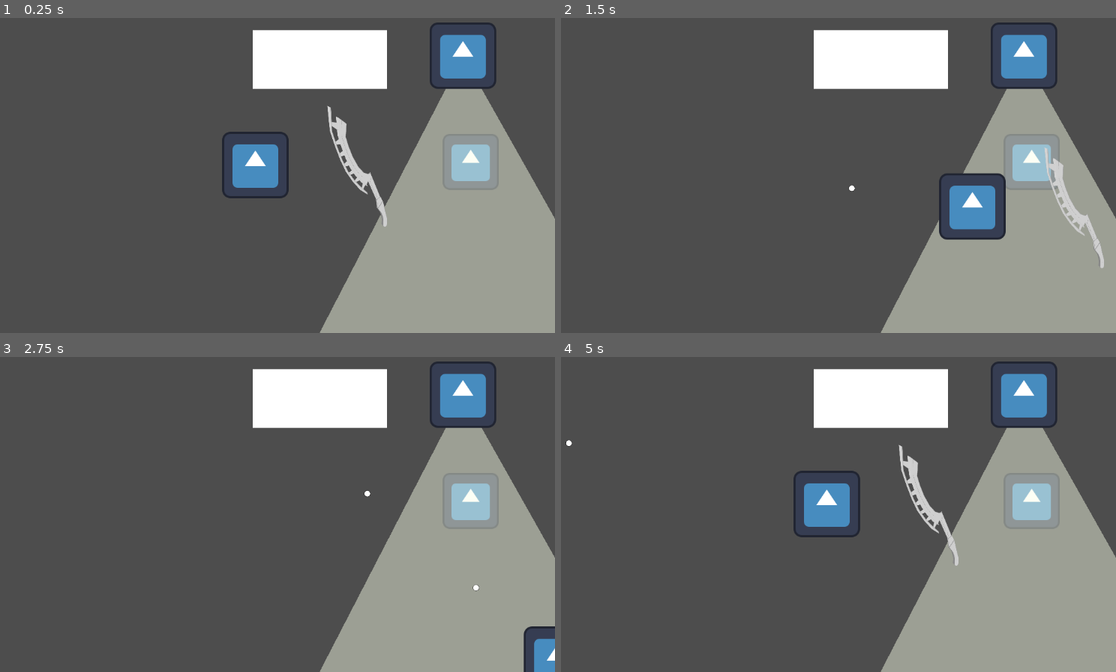
Above: before the commit, frames 1-4 (two rows, left to right).
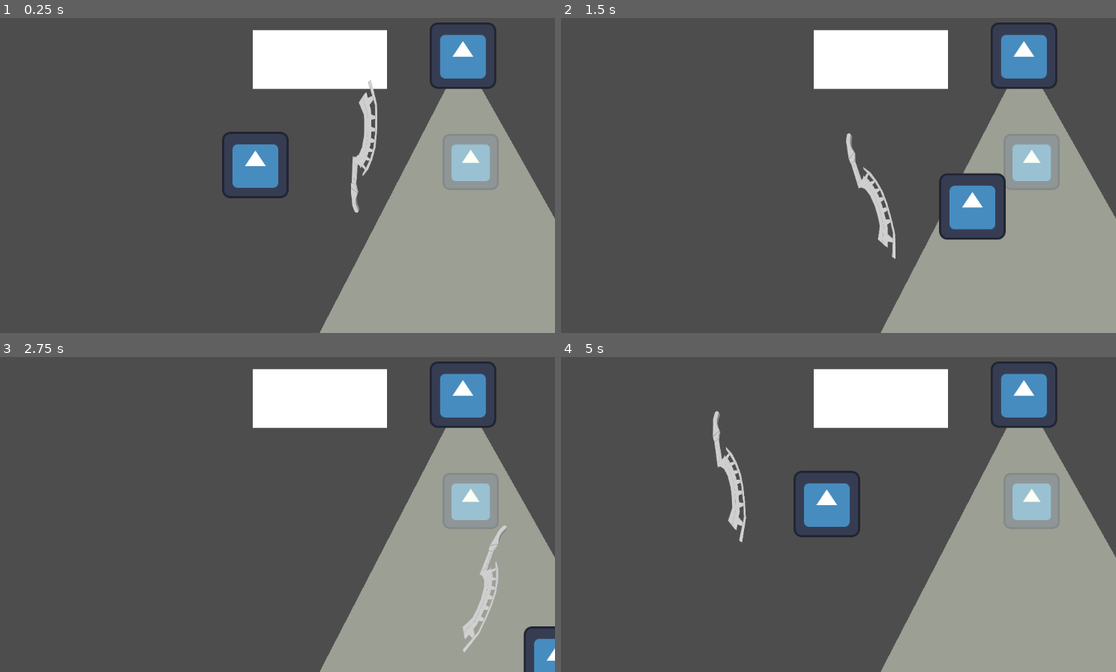
Above: after the commit, the same moments.

Repository: Deepak-Yadav-14/Final-Launch
Game: Godot game, scene res://scenes/Main.tscn
Two runs of this game, one before a commit and one after it. Both use one fixed random seed, a clock stepped at 60 frames per second and the inputs below. The engine's default icon, where the game draws it, is replaced by a stand-in: a white triangle on a blue panel in a dark square.
Inputs (mouse positions are in pixels of both pictures, inside the frame that each line leads up to):
- Up to frame 1 (0.25 s): no input
- Up to frame 2 (1.5 s): tap Enter at 0.5 s; move the mouse to (1032, 162) at 0.52 s; press the mouse at (1032, 162) at 0.53 s; hold D (move_right) 0.53-1.28 s; tap Ctrl (melee_attack) at 0.6 s; move the mouse to (694, 181) at 1.27 s; release the mouse at (694, 181) at 1.28 s; hold S (move_down) from 1.28 s (still down); click (694, 181) at 1.35 s
- Up to frame 3 (2.75 s): tap Ctrl (melee_attack) at 1.55 s; move the mouse to (316, 429) at 2.02 s; release S (move_down) at 2.03 s; press the mouse at (316, 429) at 2.03 s; hold D (move_right) from 2.03 s (still down); tap E (assasinate) at 2.1 s
- Up to frame 4 (5 s): move the mouse to (788, 571) at 2.77 s; release D (move_right) at 2.78 s; release the mouse at (788, 571) at 2.78 s; hold W (move_up) 2.78-3.53 s; tap Q (hide) at 2.85 s; tap Ctrl (melee_attack) at 3.05, 3.6, 4.55 s; move the mouse to (993, 555) at 3.52 s; press the mouse at (993, 555) at 3.53 s; hold A (move_left) from 3.53 s (still down); move the mouse to (638, 454) at 4.27 s; release the mouse at (638, 454) at 4.28 s; click (638, 454) at 4.35 s

The runs differ from the first frame. In frame 1, 1.3% of the frame differs, in the area x 58-70%, y 19-67%; in frame 2, 1.4%; in frame 3, 0.7%; in frame 4, 1.5%, in the area x 0-72%, y 17-67%.

Commit message:
Some updations in melee

Diff:
--- a/scenes/Melee.tscn
+++ b/scenes/Melee.tscn
@@ -1,23 +1,16 @@
 [gd_scene load_steps=3 format=3 uid="uid://dj7tnqmmp6kxg"]
 
+[ext_resource type="Script" uid="uid://dicowc8vcibao" path="res://scripts/melee_attack.gd" id="1_iew0g"]
 [ext_resource type="Texture2D" uid="uid://lxdrakooejus" path="res://assets/Melee/model (1).png" id="2_wlxw1"]
 
-[sub_resource type="RectangleShape2D" id="RectangleShape2D_y3rc2"]
-size = Vector2(126, 268)
-
 [node name="Melee" type="Node2D"]
+script = ExtResource("1_iew0g")
 
 [node name="Weapon Pivot" type="Marker2D" parent="."]
 
-[node name="Melee_Area" type="Area2D" parent="Weapon Pivot"]
-
-[node name="CollisionShape2D" type="CollisionShape2D" parent="Weapon Pivot/Melee_Area"]
-position = Vector2(192, 7)
-shape = SubResource("RectangleShape2D_y3rc2")
-
-[node name="Gun Right" type="Sprite2D" parent="Weapon Pivot/Melee_Area/CollisionShape2D"]
+[node name="Gun Right" type="Sprite2D" parent="Weapon Pivot"]
 visible = false
-position = Vector2(32, -44)
+position = Vector2(224, -37)
 rotation = 3.14159
 scale = Vector2(0.281477, -0.281477)
 texture = ExtResource("2_wlxw1")
@@ -25,8 +18,9 @@
 region_enabled = true
 region_rect = Rect2(392.169, 2.01801, 201.34, 953.642)
 
-[node name="Gun Left" type="Sprite2D" parent="Weapon Pivot/Melee_Area/CollisionShape2D"]
-position = Vector2(13, -10)
+[node name="Gun Left" type="Sprite2D" parent="Weapon Pivot"]
+visible = false
+position = Vector2(205, -3)
 rotation = -0.341704
 scale = Vector2(0.281, 0.281)
 texture = ExtResource("2_wlxw1")
@@ -34,9 +28,9 @@
 region_enabled = true
 region_rect = Rect2(357.932, -0.13427, 302.43, 952.941)
 
-[node name="Gun Up" type="Sprite2D" parent="Weapon Pivot/Melee_Area/CollisionShape2D"]
+[node name="Gun Up" type="Sprite2D" parent="Weapon Pivot"]
 visible = false
-position = Vector2(8, -7)
+position = Vector2(200, 0)
 rotation = 1.5708
 scale = Vector2(0.281, 0.281)
 texture = ExtResource("2_wlxw1")
@@ -44,9 +38,9 @@
 region_enabled = true
 region_rect = Rect2(278.044, -5.84051, 373.758, 967.207)
 
-[node name="Gun Down" type="Sprite2D" parent="Weapon Pivot/Melee_Area/CollisionShape2D"]
+[node name="Gun Down" type="Sprite2D" parent="Weapon Pivot"]
 visible = false
-position = Vector2(8, -7)
+position = Vector2(200, 0)
 rotation = -1.5708
 scale = Vector2(0.281, -0.281)
 texture = ExtResource("2_wlxw1")
--- a/scripts/gun_shoot.gd
+++ b/scripts/gun_shoot.gd
@@ -38,7 +38,7 @@
 
 	time_since_last_shot += delta
 	if Input.is_action_pressed("shoot") and time_since_last_shot >= fire_rate:
-		shoot_bullet(to_mouse)
+		#shoot_bullet(to_mouse)
 		time_since_last_shot = 0.0
 
 func shoot_bullet(direction: Vector2):
--- a/scripts/melee_attack.gd
+++ b/scripts/melee_attack.gd
@@ -38,7 +38,8 @@
 
 	time_since_last_shot += delta
 	if Input.is_action_pressed("shoot") and time_since_last_shot >= fire_rate:
-		shoot_bullet(to_mouse)
+		#shoot_bullet(to_mouse)
+
 		time_since_last_shot = 0.0
 
 func shoot_bullet(direction: Vector2):
--- a/scripts/player_controller.gd
+++ b/scripts/player_controller.gd
@@ -10,7 +10,7 @@
 @export var is_detected: bool = false
 @export var melee_cooldown_time: float = 0.6
 
-@onready var melee_area: Area2D = $"Melee/Weapon Pivot/Melee_Area"
+@onready var melee_area: Node2D = $"Melee"
 @onready var melee_cooldown: Timer = $MeleeCooldown
 var collected_fuel_tank: int = 0
 var is_hiding: bool = false
@@ -62,10 +62,10 @@
 	# Optional: Add animation or visual feedback here
 	print("Player performs melee attack")
 
-	var bodies = melee_area.get_overlapping_bodies()
-	for body in bodies:
-		if body.is_in_group("enemy"):
-			body.take_damage(100)
+	#var bodies = melee_area.get_overlapping_bodies()
+	#for body in bodies:
+		#if body.is_in_group("enemy"):
+			#body.take_damage(100)
 
 	is_attacking = false
 
Not shown: 1 places in scenes/Main.tscn that only renumber resources
